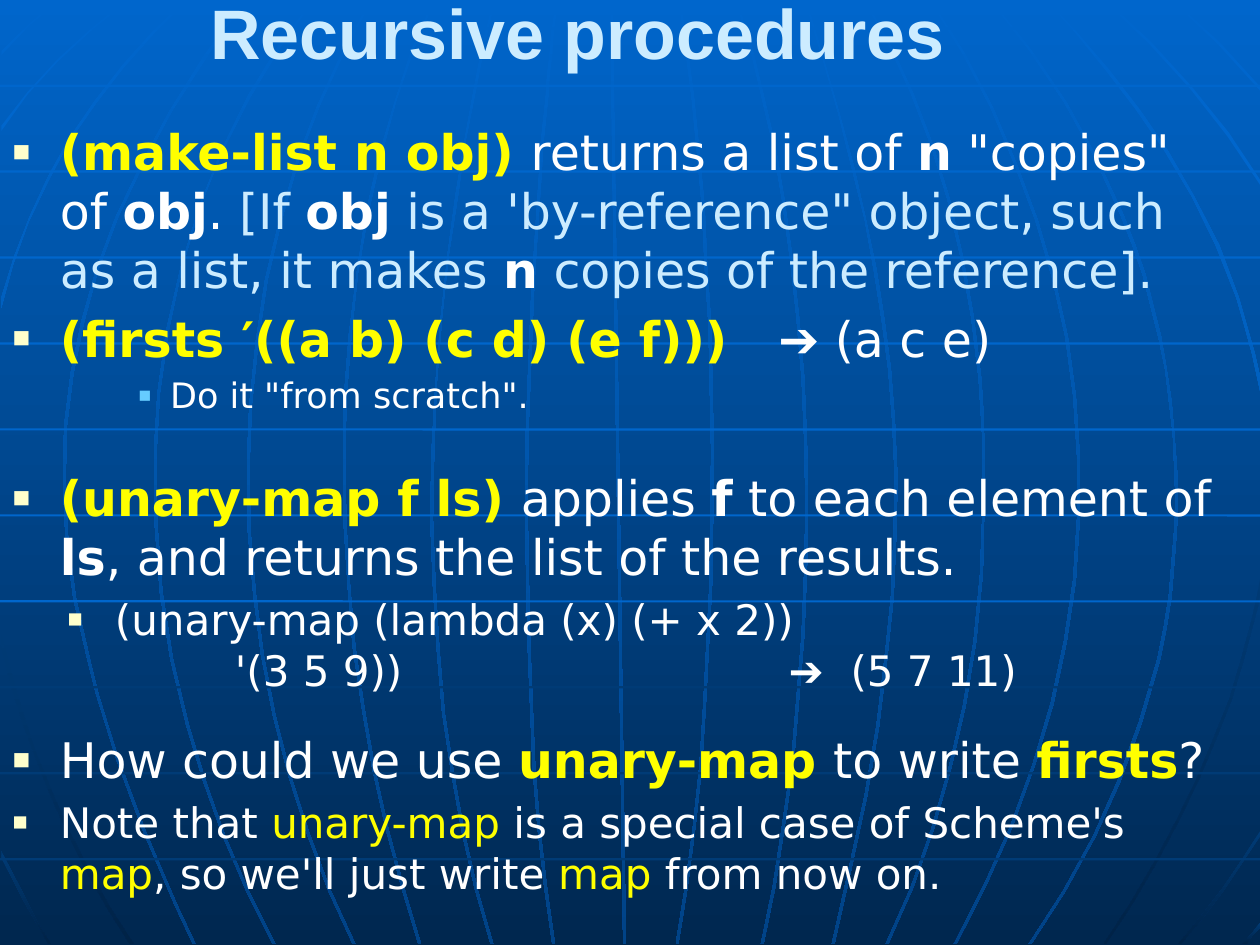
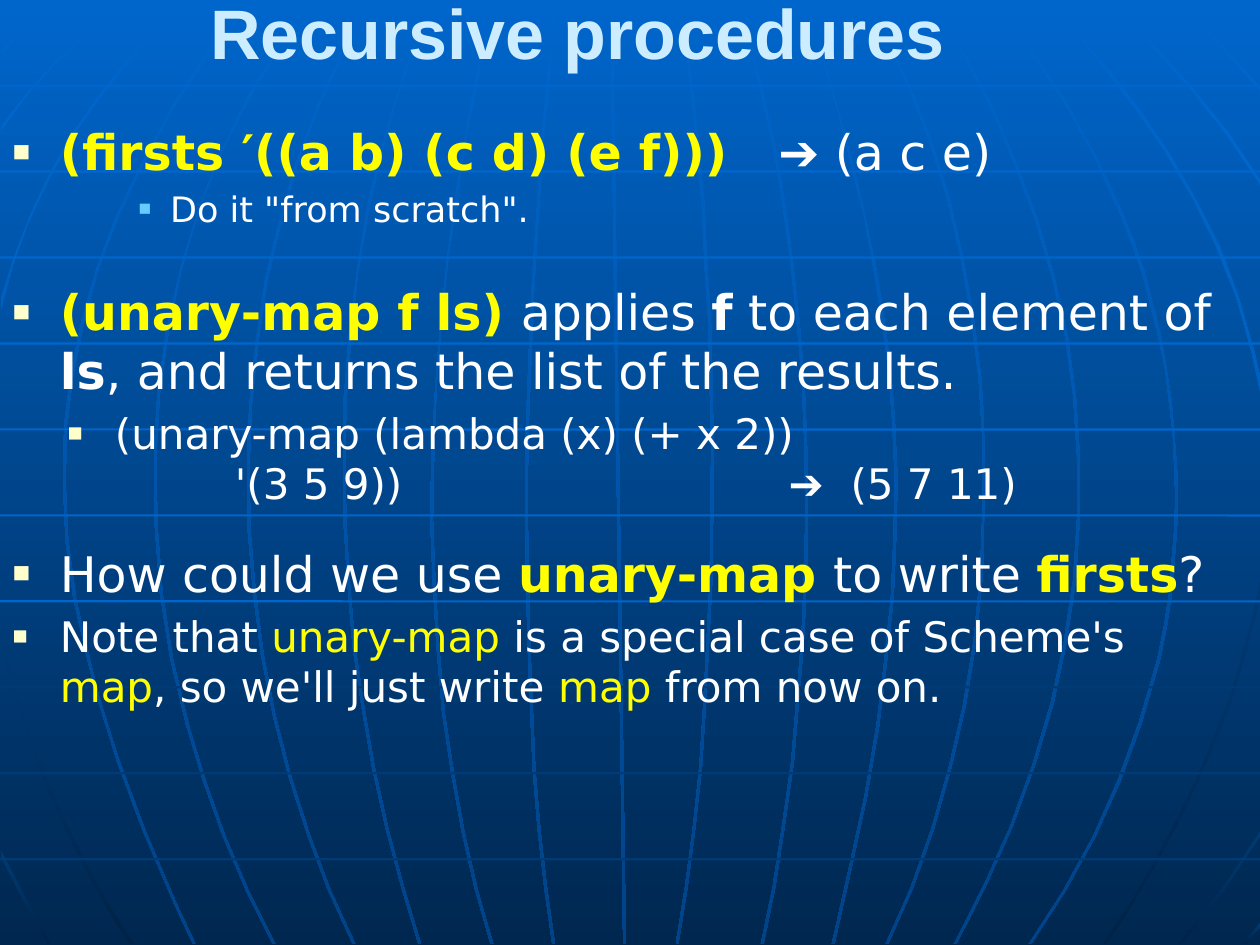
Before and after one commit to RHIT-CSSE/csse304, a slide deck: slide 2 of ClassMaterials/MapApply/RecursionMapApplyLambdaLet.pptx (slide 4 before the commit). Drawn at 1260x945 pixels with LibreOffice and Linux fonts; fonts in the diff are those of the drawing. Boxes give left, top, right and bottom in pixels: in the first picture for what was removed or moved away, otherwise in the second. Text is boxed around its words. In the diff, an @@ line names an element or a change of style, - is before the commit and + after.

```diff
--- a/ClassMaterials/MapApply/RecursionMapApplyLambdaLet.pptx
+++ b/ClassMaterials/MapApply/RecursionMapApplyLambdaLet.pptx
@@ text at (60, 132, 1169, 298): paragraph removed @@
-■ (make-list n obj) returns a list of n "copies" of obj. [If obj is a 'by-reference" object, such as a list, it makes n copies of the reference].
```
Also in this commit, not shown: 1 other slide changed, 1 slide added, 7 slides removed, 4 other files.
